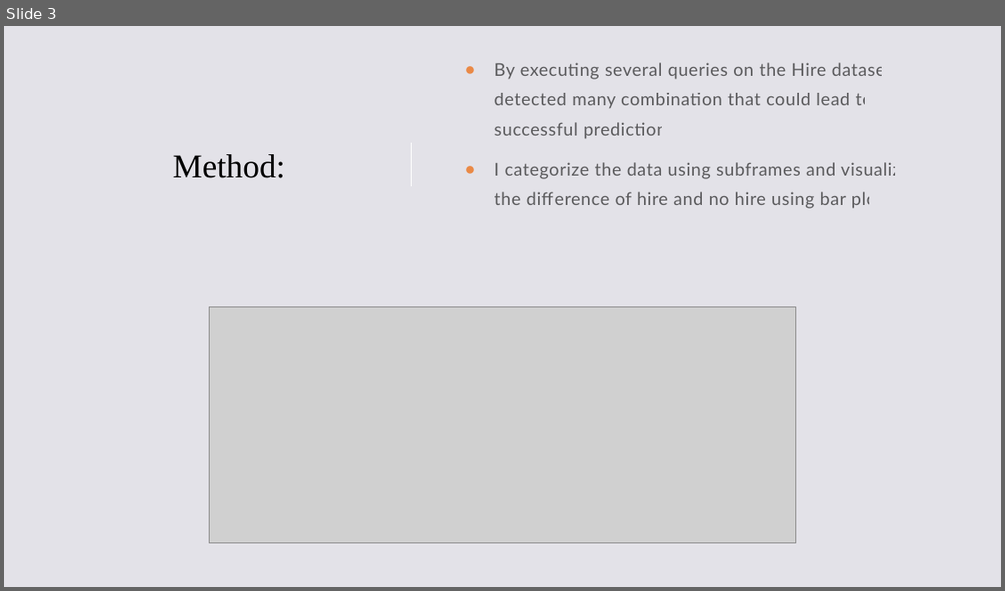
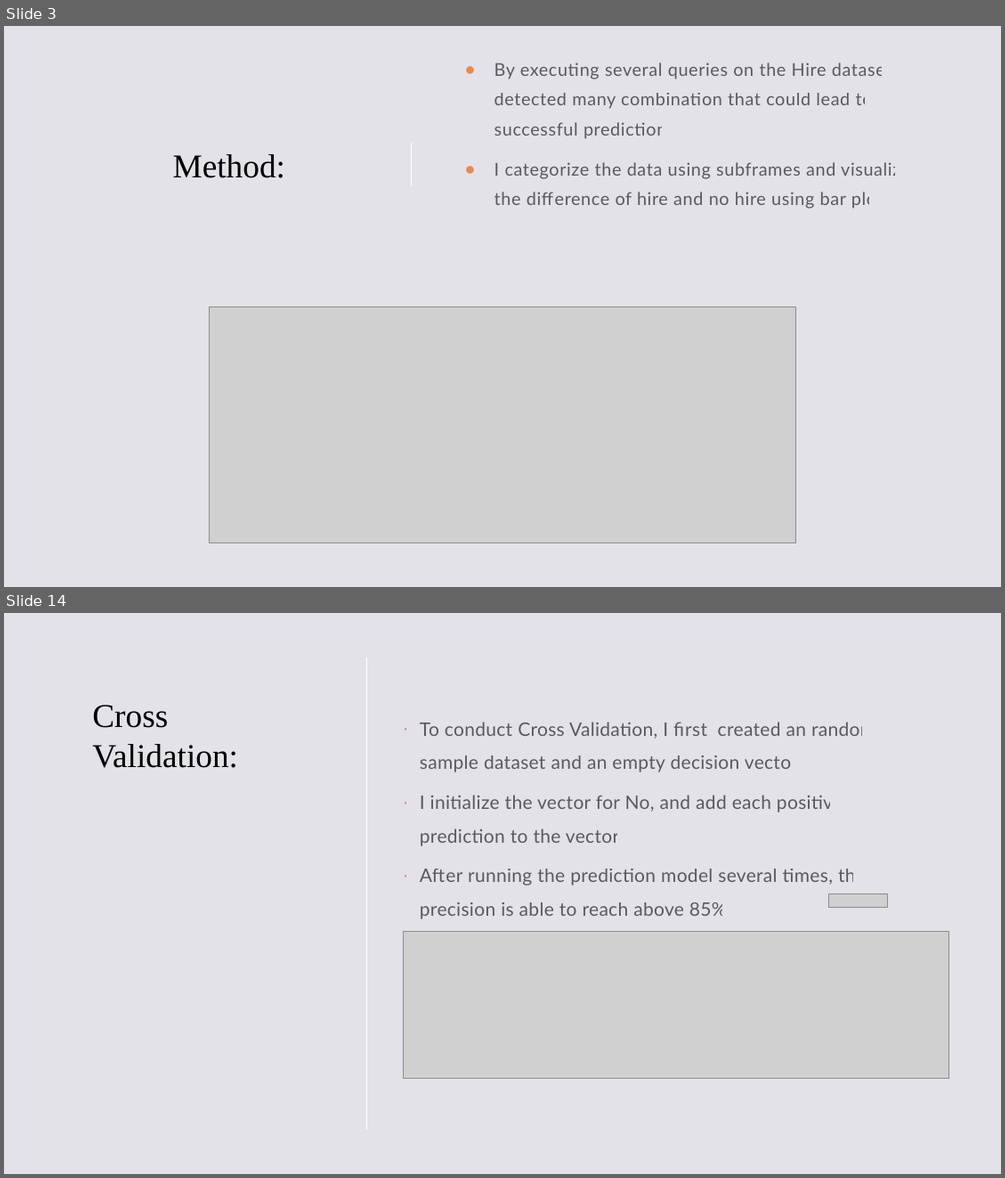
Before and after one commit to XYM-2001/Rutgers-CS142Data101, a slide deck: PredictionChallenge.pptx. Shown one above the other, each under a label of ours: slide 3 before the commit, slides 3 and 14 after it; the slides between them are not shown. The pictures are 1005x591 and 1005x1178 pixels, drawn with LibreOffice and Linux fonts; fonts in the diff are those of the drawing; grey boxes stand for pictures. Boxes give left, top, right and bottom in pixels: in the first picture for what was removed or moved away, otherwise in the second. Text is boxed around its words. In the diff, an @@ line names an element or a change of style, - is before the commit and + after.

```diff
--- a/PredictionChallenge.pptx
+++ b/PredictionChallenge.pptx
@@ slide 14 added at (4, 613, 1001, 1174), background #E3E2E8 @@
@@ line added from (367, 657) to (367, 1130), #FFFFFF 1 pt @@
@@ title added at (92, 705, 238, 768), 32 pt, text #000000 @@
+Cross Validation:
@@ text added at (420, 722, 875, 919), 18 pt, text #000000 at 60% opacity @@
+· To conduct Cross Validation, I first created an random sample dataset and an empty decision vector.
+· I initialize the vector for No, and add each positive prediction to the vector.
+· After running the prediction model several times, the precision is able to reach above 85%.
@@ picture added at (829, 893, 887, 907) @@
@@ picture added at (404, 931, 948, 1078) @@
```
Also in this commit, not shown: 1 slide changed, 12 other slides added, 3 other files.
